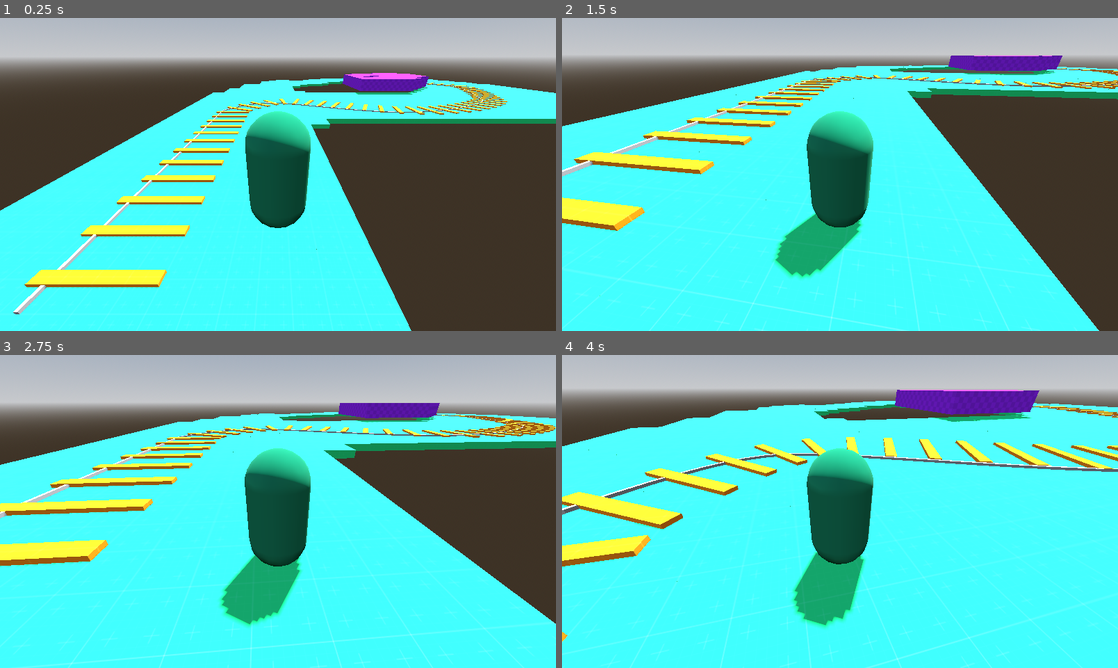
Above: before the commit, frames 1-4 (two rows, left to right).
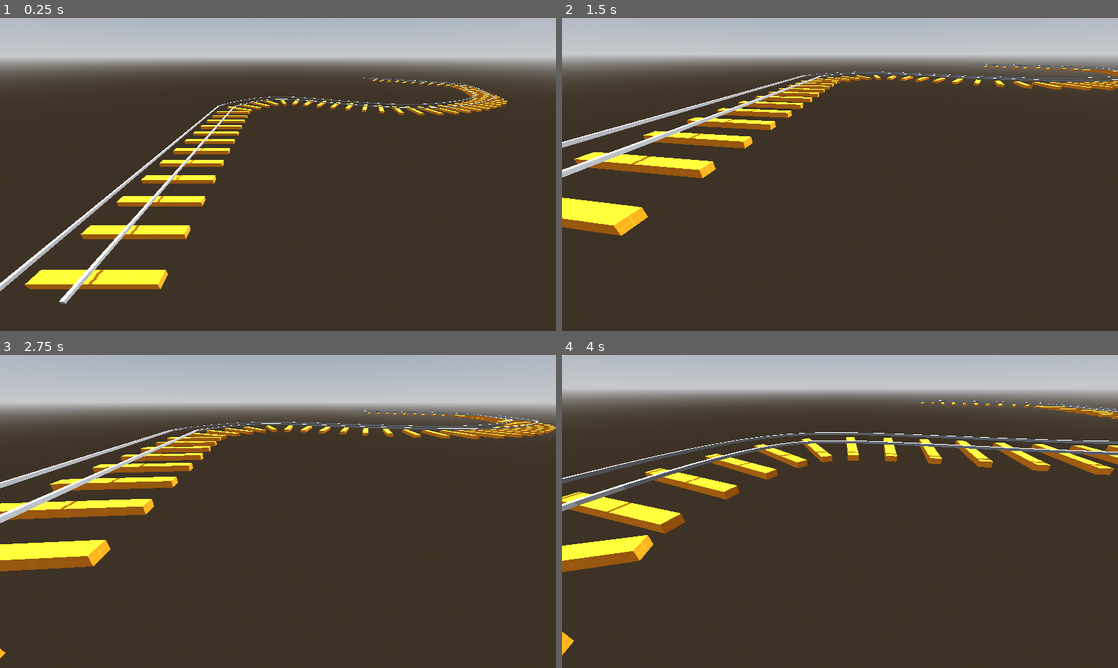
Above: after the commit, the same moments.

Repository: steelx/3d-train-fps
Game: Godot game, scene res://scenes/Level_1.tscn
Two runs of this game, one before a commit and one after it. Both use one fixed random seed, a clock stepped at 60 frames per second and the inputs below.
Inputs (mouse positions are in pixels of both pictures, inside the frame that each line leads up to):
- Up to frame 1 (0.25 s): no input
- Up to frame 2 (1.5 s): move the mouse to (867, 174) at 0.52 s; hold W (move_forward) from 0.53 s (still down); tap Space (jump) at 0.77 s; move the mouse to (812, 174) at 1.27 s
- Up to frame 3 (2.75 s): keep holding W (move_forward); tap Space (jump) at 1.52 s; move the mouse to (289, 505) at 2.02 s
- Up to frame 4 (4 s): keep holding W (move_forward); move the mouse to (834, 517) at 2.77 s; tap Space (jump) at 3.02, 3.77 s; move the mouse to (878, 514) at 3.52 s

The runs differ from the first frame. In frame 1, 44% of the frame differs, in the area x 0-100%, y 17-100%; in frame 2, 61%; in frame 3, 63%; in frame 4, 78%, in the area x 0-100%, y 11-100%.

Commit message:
fix: tracks Polygon3D vectors

Diff:
--- a/scenes/Level_1.tscn
+++ b/scenes/Level_1.tscn
@@ -51,8 +51,20 @@
 multimesh = SubResource("MultiMesh_0b3ep")
 
 [node name="CSGPolygon3D" type="CSGPolygon3D" parent="Tracks"]
-transform = Transform3D(1, 0, 0, 0, 1, 0, 0, 0, 1, -1.5, -0.5, 0)
 polygon = PackedVector2Array(1.10505, 0.00821537, 1.0996, 0.10763, 0.983237, 0.111022, 0.981031, -0.00337583)
+mode = 2
+path_node = NodePath("..")
+path_interval_type = 0
+path_interval = 1.0
+path_simplify_angle = 0.0
+path_rotation = 2
+path_local = true
+path_continuous_u = true
+path_u_distance = 1.0
+path_joined = false
+
+[node name="CSGPolygon3D2" type="CSGPolygon3D" parent="Tracks"]
+polygon = PackedVector2Array(-1.105, 0.008, -1.1, 0.108, -0.983, 0.111, -0.981, -0.003)
 mode = 2
 path_node = NodePath("..")
 path_interval_type = 0
@@ -66,8 +78,10 @@
 
 [node name="Player" parent="." instance=ExtResource("2_glj7y")]
 transform = Transform3D(1, 0, 0, 0, 1, 0, 0, 0, 1, 6.60159, 3.15649, 0)
+visible = false
 
 [node name="GridMap" type="GridMap" parent="."]
+visible = false
 mesh_library = ExtResource("3_pn64o")
 data = {
 "cells": PackedInt32Array(-2, 65535, 1, -1, 65535, 1, -65536, 65535, 1, -65535, 65535, 1, -65534, 65535, 1, -65533, 655 …(13028 unchanged characters)…
